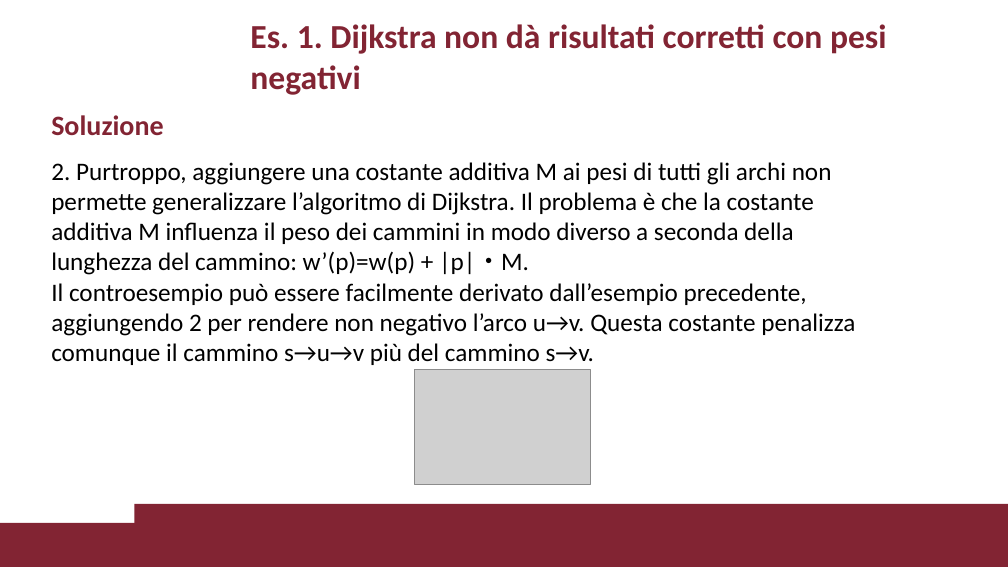
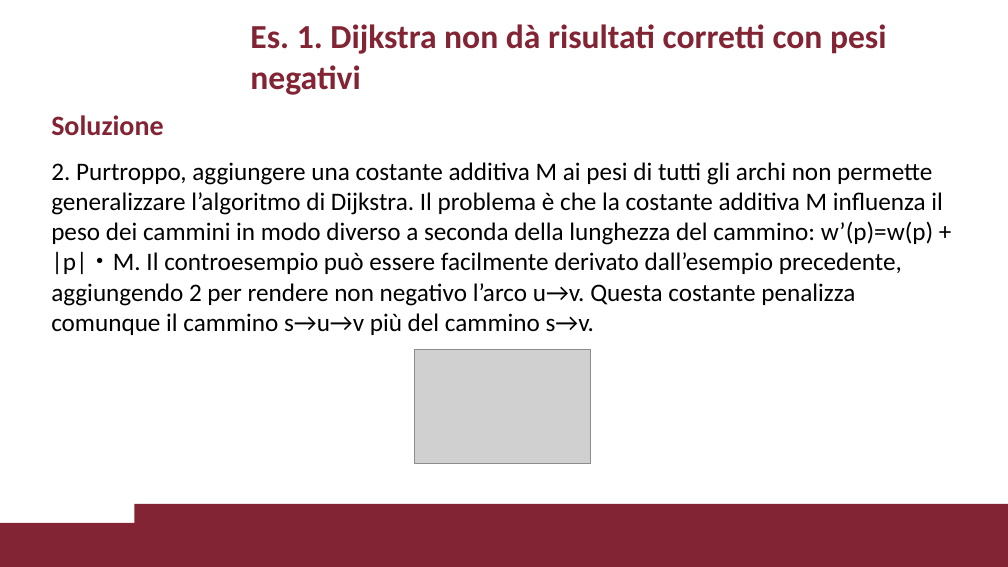
Before and after one commit to VincenzoImp/PDA, a slide deck: slide 4 of Esercitazione4/Esercitazione4.pptx. Drawn at 1008x567 pixels with LibreOffice and Linux fonts; fonts in the diff are those of the drawing; grey boxes stand for pictures; background and template pictures are left out. Boxes give left, top, right and bottom in pixels: in the first picture for what was removed or moved away, otherwise in the second. Text is boxed around its words. In the diff, an @@ line names an element or a change of style, - is before the commit and + after.

```diff
--- a/Esercitazione4/Esercitazione4.pptx
+++ b/Esercitazione4/Esercitazione4.pptx
@@ text at (x1=51, y1=162, x2=943, y2=335): text changed @@
-2. Purtroppo, aggiungere una costante additiva M ai pesi di tutti gli archi non
-permette generalizzare l’algoritmo di Dijkstra. Il problema è che la costante
-additiva M influenza il peso dei cammini in modo diverso a seconda della
-lunghezza del cammino: w’(p)=w(p) + |p|・M.
-Il controesempio può essere facilmente derivato dall’esempio precedente,
-aggiungendo 2 per rendere non negativo l’arco u→v. Questa costante penalizza
-comunque il cammino s→u→v più del cammino s→v.
+2. Purtroppo, aggiungere una costante additiva M ai pesi di tutti gli archi non permette generalizzare l’algoritmo di Dijkstra. Il problema è che la costante additiva M influenza il peso dei cammini in modo diverso a seconda della lunghezza del cammino: w’(p)=w(p) + |p|・M. Il controesempio può essere facilmente derivato dall’esempio precedente, aggiungendo 2 per rendere non negativo l’arco u→v. Questa costante penalizza comunque il cammino s→u→v più del cammino s→v.
@@ picture moved from (x1=414, y1=370, x2=591, y2=485) to (x1=414, y1=350, x2=591, y2=465) @@
```
Also in this commit, not shown: 4 other slides changed, 3 slides added, 1 slide removed, 3 other files.
